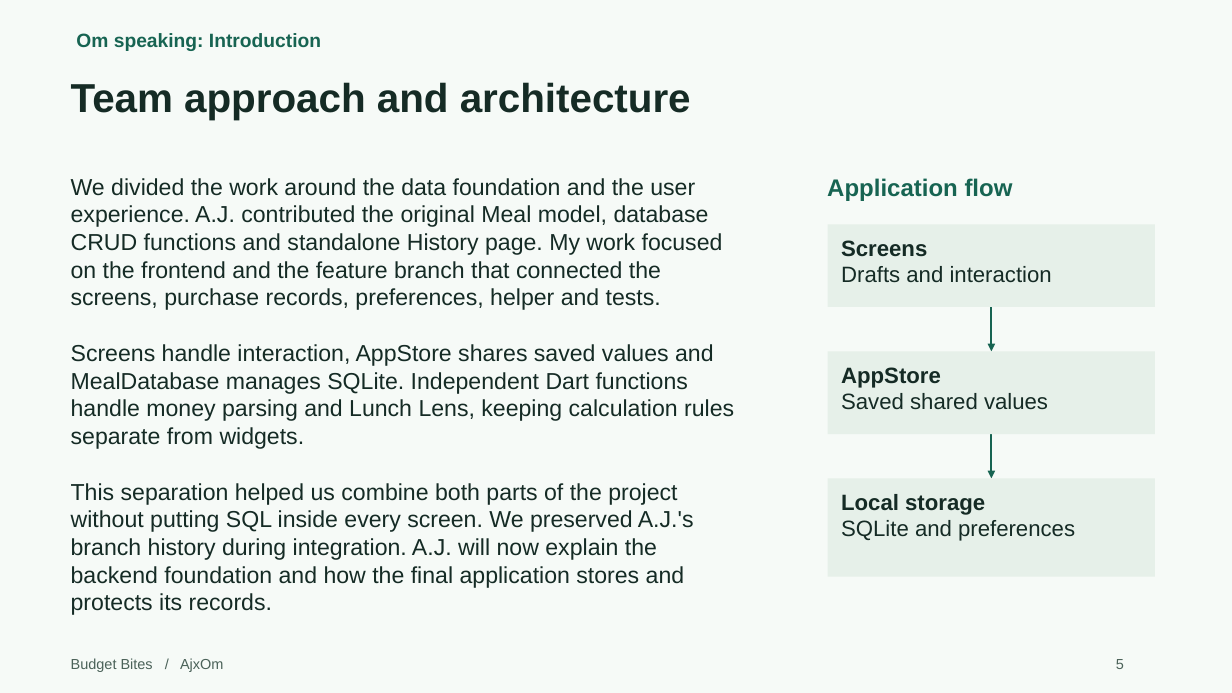
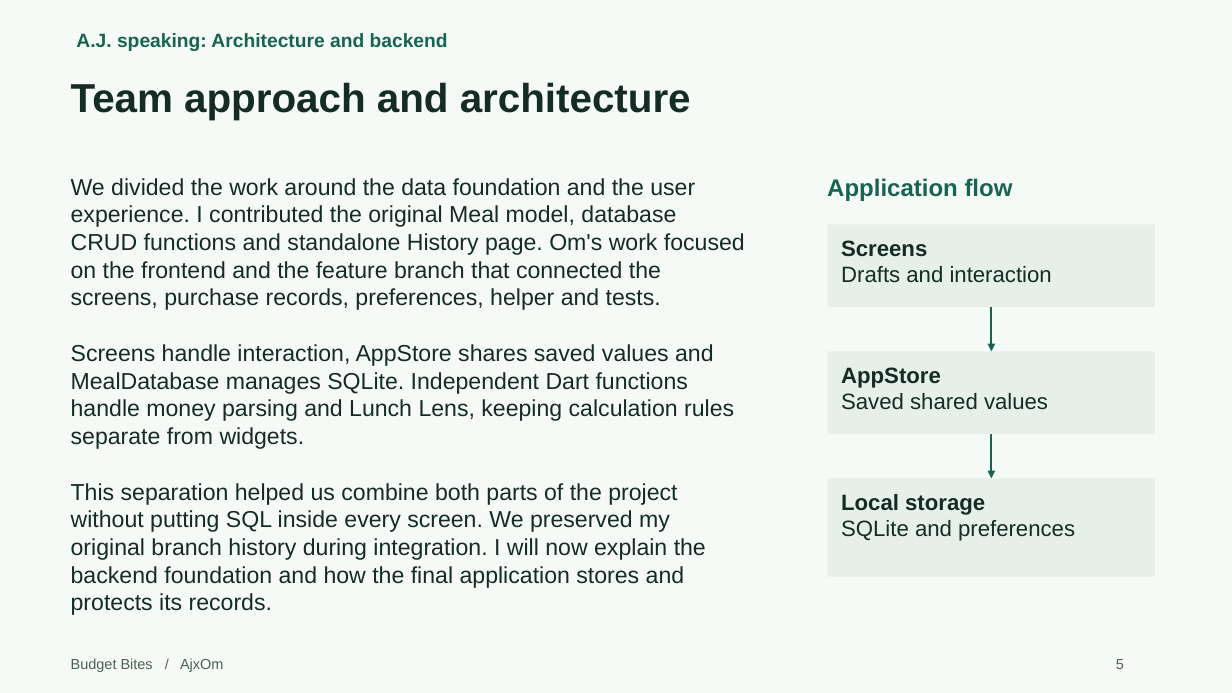
Before and after one commit to Omswaroopreddyudumula/ajxom-budget-bites, a slide deck: slide 5 of submission/Project1_Presentation.pptx. Drawn at 1232x693 pixels with LibreOffice and Linux fonts; fonts in the diff are those of the drawing. Boxes give left, top, right and bottom in pixels: in the first picture for what was removed or moved away, otherwise in the second. Text is boxed around its words. In the diff, an @@ line names an element or a change of style, - is before the commit and + after.

Commit message:
Shift presentation lead to A.J. and shorten Om's speaking sections

```diff
--- a/submission/Project1_Presentation.pptx
+++ b/submission/Project1_Presentation.pptx
@@ text at bbox=[76, 33, 448, 51]: text changed @@
-Om speaking: Introduction
+A.J. speaking: Architecture and backend
@@ text at bbox=[71, 178, 745, 310]: text changed @@
-We divided the work around the data foundation and the user experience. A.J. contributed the original Meal model, database CRUD functions and standalone History page. My work focused on the frontend and the feature branch that connected the screens, purchase records, preferences, helper and tests.
+We divided the work around the data foundation and the user experience. I contributed the original Meal model, database CRUD functions and standalone History page. Om's work focused on the frontend and the feature branch that connected the screens, purchase records, preferences, helper and tests.
@@ text at bbox=[71, 483, 706, 615]: text changed @@
-This separation helped us combine both parts of the project without putting SQL inside every screen. We preserved A.J.'s branch history during integration. A.J. will now explain the backend foundation and how the final application stores and protects its records.
+This separation helped us combine both parts of the project without putting SQL inside every screen. We preserved my original branch history during integration. I will now explain the backend foundation and how the final application stores and protects its records.
```
Also in this commit, not shown: 17 other slides changed, 3 other files.
